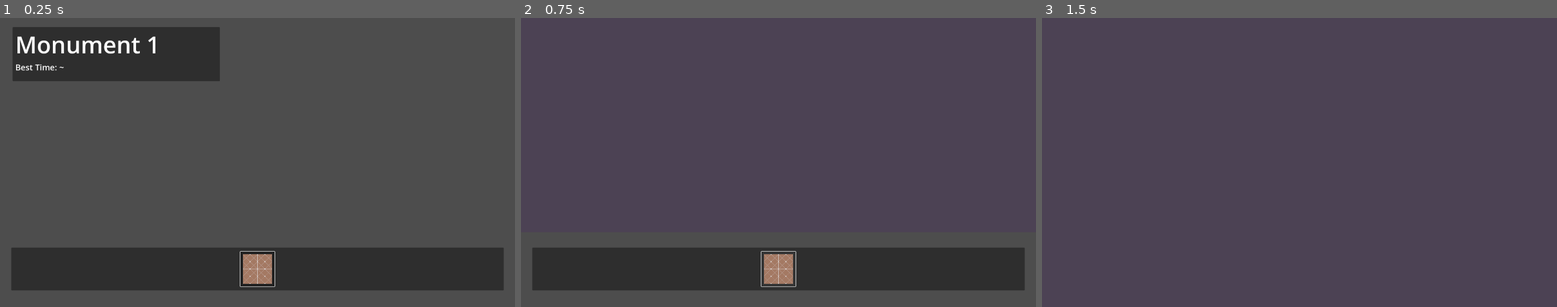
Above: before the commit, frames 1-3 (left to right).
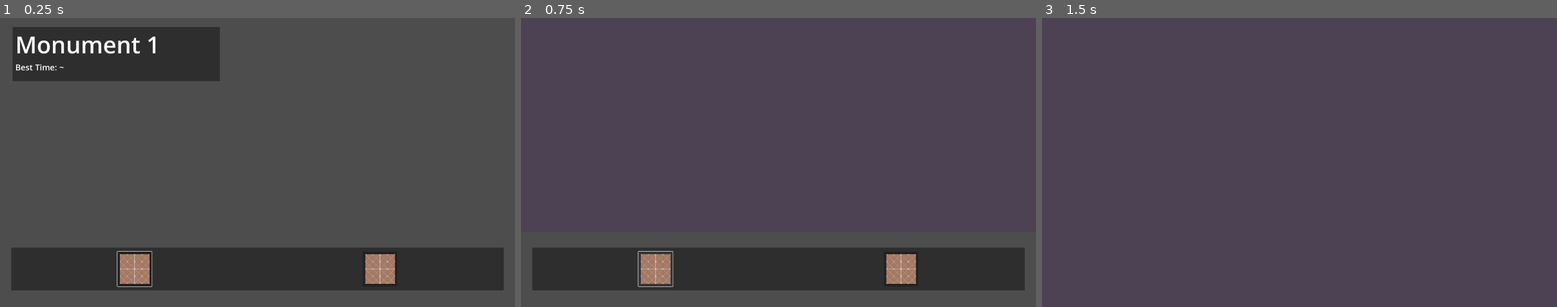
Above: after the commit, the same moments.

Repository: Nigel-Karunaratne/3DPlatformer_Godot4
Game: Godot game, scene res://level_scenes/level_select.tscn
Same seed, same stepped clock (60 frames per second), same inputs: the game is played once before the commit and once after it. The project has no main scene, so this scene is started directly.
Inputs (mouse positions are in pixels of both pictures, inside the frame that each line leads up to; where the layout moved, square brackets give the same spot in the first picture):
- Up to frame 1 (0.25 s): no input
- Up to frame 2 (0.75 s): click (654, 269) [778, 269] at 0.5 s
- Up to frame 3 (1.5 s): click (1423, 269) at 1.27 s

The runs differ from the first frame. In frame 1, 1.9% of the frame differs, in the area x 22-77%, y 80-94%; in frame 2, 1.9%; in frame 3, nothing differs.
Error after the commit: Out of bounds get index '2' (on base: 'Dictionary') (res://scripts/level_manager.gd:17)

Commit message:
Made button generation rely on const

Diff:
--- a/scripts/level_select_ui_control.gd
+++ b/scripts/level_select_ui_control.gd
@@ -13,7 +13,7 @@
 	Input.set_mouse_mode(Input.MOUSE_MODE_VISIBLE)
 	# Generate Buttons and parent them to Hboxcontainer
 	var start_selected_level = 1
-	for i in range(1,2):
+	for i in range(1,GameDataManager.LEVEL_COUNT+1):
 		var btn = level_select_button.instantiate() as LevelSelectButton
 		btn.setup(i)
 		#btn.selected.connect(update_ui.bind([btn.lname, btn.time, btn.collected]))
